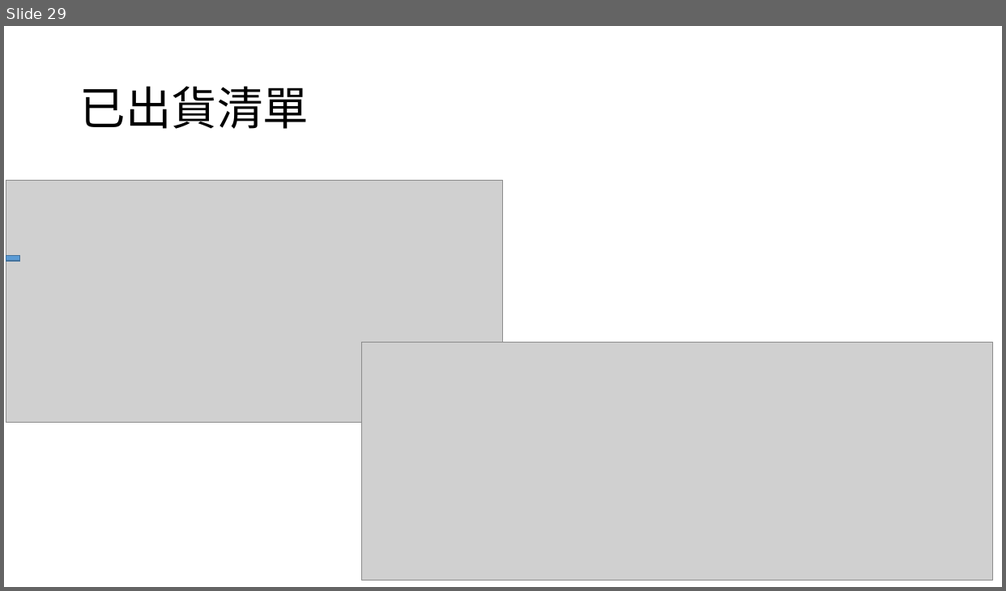
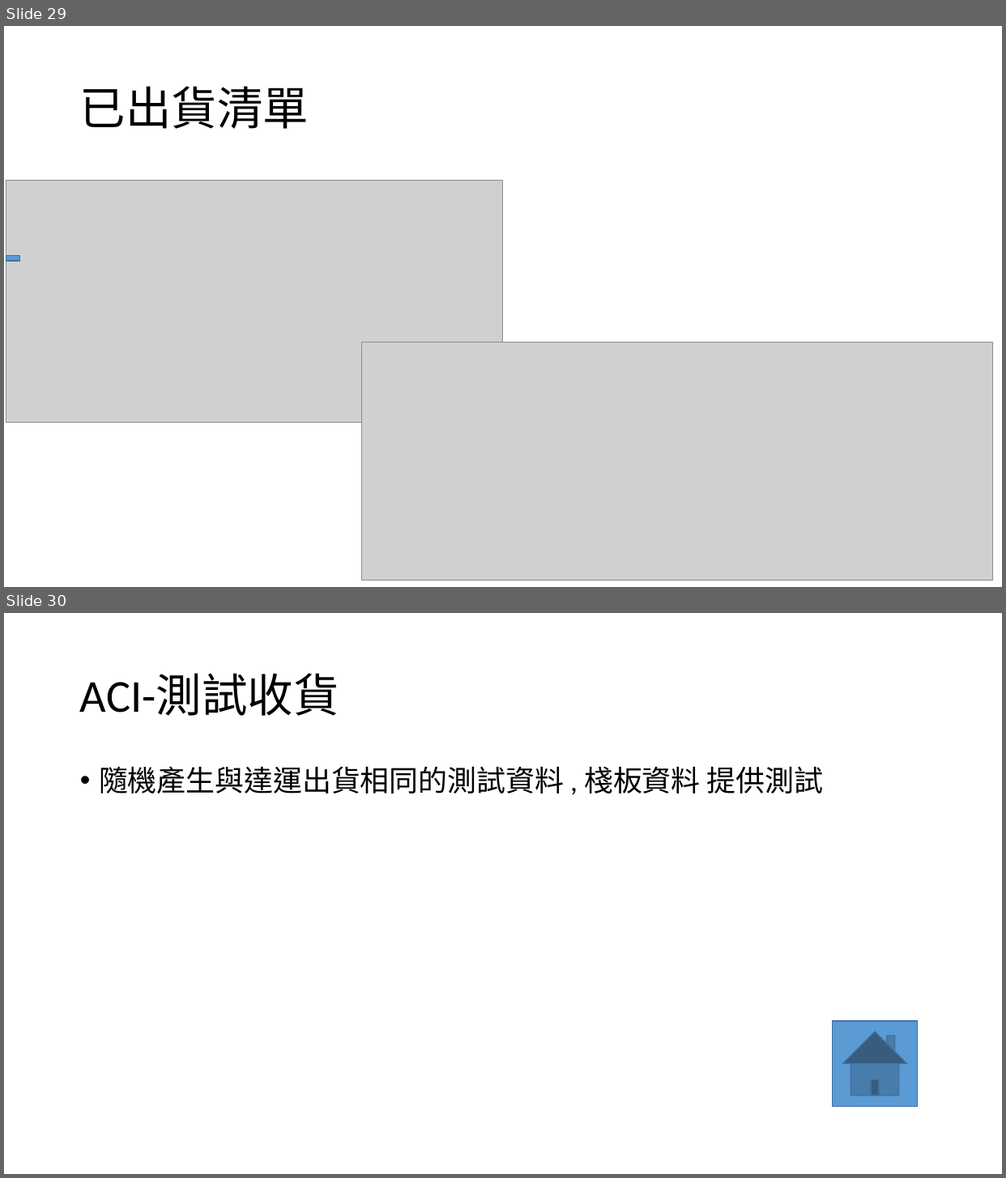
Before and after one commit to CrayHung/twoway-scanner, a slide deck: ACI庫存操作.pptx. Shown one above the other, each under a label of ours: slide 29 before the commit, slides 29 and 30 after it. The pictures are 1006x591 and 1006x1178 pixels, drawn with LibreOffice and Linux fonts; fonts in the diff are those of the drawing; grey boxes stand for pictures. Boxes give left, top, right and bottom in pixels: in the first picture for what was removed or moved away, otherwise in the second. Text is boxed around its words. In the diff, an @@ line names an element or a change of style, - is before the commit and + after.

Commit message:
左側增加讓ACI快速產生測試資料

```diff
--- a/ACI庫存操作.pptx
+++ b/ACI庫存操作.pptx
@@ slide 30 added at box(4, 613, 1002, 1174), background #FFFFFF @@
@@ title added at box(80, 673, 339, 716), 44 pt, text #000000 @@
+ACI-測試收貨
@@ text added at box(99, 766, 824, 794), 28 pt, text #000000 @@
+• 隨機產生與達運出貨相同的測試資料 , 棧板資料 提供測試
@@ action button home added at box(832, 1021, 918, 1106), fill #5B9BD5, outline #43739E 1 pt @@
```
Also in this commit, not shown: 1 slide changed, 1 other slide added, 4 other files.
